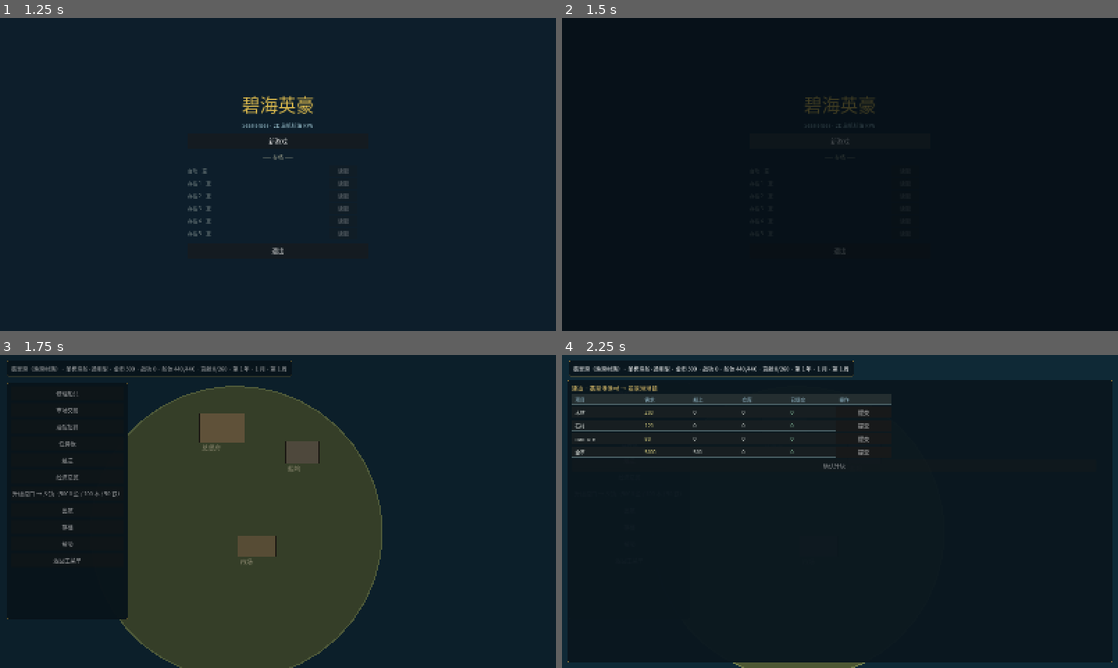
Above: before the commit, frames 1-4 (two rows, left to right).
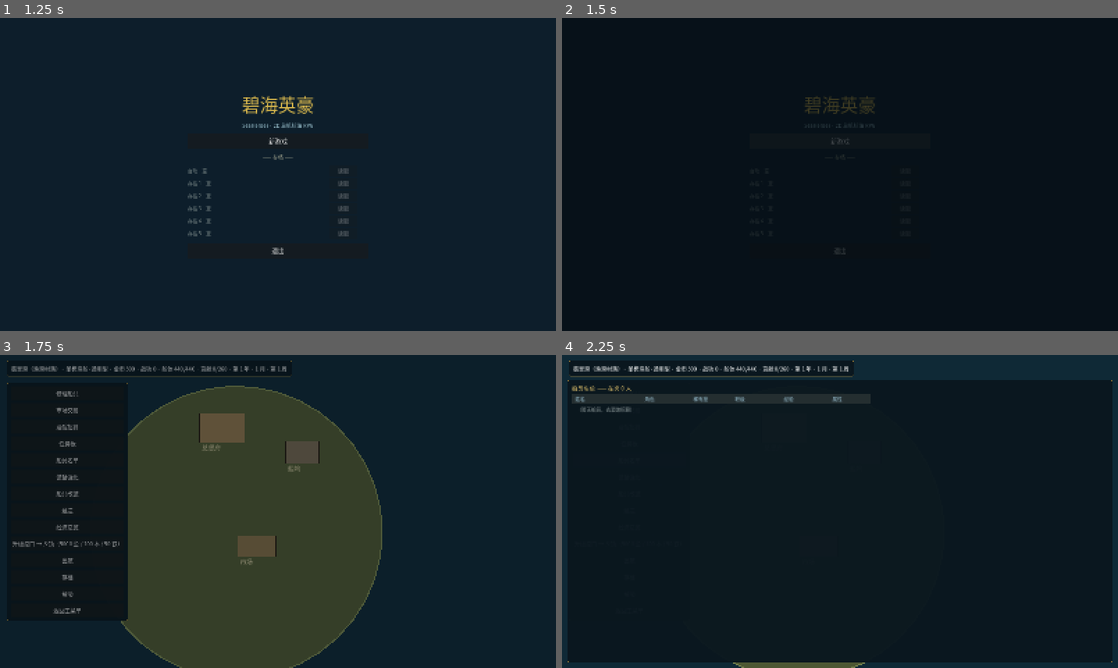
Above: after the commit, the same moments.

Repository: lucifermbbgh/OceanHero
Game: Godot game, scene res://scenes/main.tscn
The game is run twice, just before and just after one commit, with the same random seed, the same clock (stepped at 60 frames per second) and the same inputs.
Inputs (mouse positions are in pixels of both pictures, inside the frame that each line leads up to):
- Up to frame 1 (1.25 s): tap Enter at 0.5 s; move the mouse to (400, 158) at 0.52 s; hold D (steer_right) from 0.53 s (still down); tap B at 0.6 s; click (400, 158) at 0.67 s; tap Space at 0.77 s
- Up to frame 2 (1.5 s): release D (steer_right) at 1.25 s; click "新游戏" at 1.25 s
- Up to frame 3 (1.75 s): no input
- Up to frame 4 (2.25 s): click (628, 461) at 2 s, where only the run after the commit has a clickable "船员名单"

Frames 1-2 are identical in both runs. In frame 3, 0.7% of the frame differs, in the area x 1-23%, y 32-85%; in frame 4, 1.7%, in the area x 1-60%, y 9-37%.

Commit message:
feat(1.1.1): 船员名单、装备强化/合成、船只改装三个全屏面板
- 左侧菜单新增「船员名单」「装备强化」「船只改装」
- 船员面板显示角色/稀有度/职级/经验
- 装备面板可强化（金币+铁矿）与合成（3 合 1）
- 改装面板可升级帆具与火炮位，加成实时反映
- 三面板均全屏，支持 ✕ / ESC 关闭
- 版本号 1.1.1；集成 625 全绿

Diff:
--- a/project.godot
+++ b/project.godot
@@ -15,7 +15,7 @@
 run/main_scene="res://scenes/main.tscn"
 config/features=PackedStringArray("4.7", "GL Compatibility")
 config/icon="res://icon.svg"
-config/version="1.1.0"
+config/version="1.1.1"
 [autoload]
 
 EventBus="*res://scripts/core/event_bus.gd"
--- a/scripts/base/base_scene.gd
+++ b/scripts/base/base_scene.gd
@@ -125,6 +125,9 @@
 	if GameState.home_has("reputation"):
 		_action_button(vb, "声望与战功", _toggle_rep)
 
+	_action_button(vb, "船员名单", _toggle_crew_panel)
+	_action_button(vb, "装备强化", _toggle_gear)
+	_action_button(vb, "船只改装", _toggle_mod)
 	_action_button(vb, "建造", _toggle_construct)
 	_action_button(vb, "经济总览", _toggle_overview)
 	if GameState.home_port_tier >= 3:
@@ -250,6 +253,54 @@
 	goods_list.add_theme_constant_override("separation", 6)
 	goods_list.custom_minimum_size = Vector2(1510, 0)
 	gscroll.add_child(goods_list)
+
+	# 船员名单面板
+	crew_root = PanelContainer.new()
+	crew_root.position = Vector2(16, 72)
+	crew_root.custom_minimum_size = Vector2(1568, 812)
+	crew_root.add_theme_stylebox_override("panel", _panel_style())
+	crew_root.visible = false
+	root.add_child(crew_root)
+	var crscroll := ScrollContainer.new()
+	crscroll.custom_minimum_size = Vector2(1530, 780)
+	crscroll.horizontal_scroll_mode = ScrollContainer.SCROLL_MODE_DISABLED
+	crew_root.add_child(crscroll)
+	crew_list = VBoxContainer.new()
+	crew_list.add_theme_constant_override("separation", 4)
+	crew_list.custom_minimum_size = Vector2(1510, 0)
+	crscroll.add_child(crew_list)
+
+	# 装备强化面板
+	gear_root = PanelContainer.new()
+	gear_root.position = Vector2(16, 72)
+	gear_root.custom_minimum_size = Vector2(1568, 812)
+	gear_root.add_theme_stylebox_override("panel", _panel_style())
+	gear_root.visible = false
+	root.add_child(gear_root)
+	var grscroll := ScrollContainer.new()
+	grscroll.custom_minimum_size = Vector2(1530, 780)
+	grscroll.horizontal_scroll_mode = ScrollContainer.SCROLL_MODE_DISABLED
+	gear_root.add_child(grscroll)
+	gear_list = VBoxContainer.new()
+	gear_list.add_theme_constant_override("separation", 4)
+	gear_list.custom_minimum_size = Vector2(1510, 0)
+	grscroll.add_child(gear_list)
+
+	# 船只改装面板
+	mod_root = PanelContainer.new()
+	mod_root.position = Vector2(16, 72)
+	mod_root.custom_minimum_size = Vector2(1568, 812)
+	mod_root.add_theme_stylebox_override("panel", _panel_style())
+	mod_root.visible = false
+	root.add_child(mod_root)
+	var mrscroll := ScrollContainer.new()
+	mrscroll.custom_minimum_size = Vector2(1530, 780)
+	mrscroll.horizontal_scroll_mode = ScrollContainer.SCROLL_MODE_DISABLED
+	mod_root.add_child(mrscroll)
+	mod_list = VBoxContainer.new()
+	mod_list.add_theme_constant_override("separation", 4)
+	mod_list.custom_minimum_size = Vector2(1510, 0)
+	mrscroll.add_child(mod_list)
 
 	# 建造面板（材料提交）
 	construct_root = PanelContainer.new()
@@ -2034,6 +2085,163 @@
 	d["vol"] = [40, 90, 160]
 	return d
 
+# ---------------- 船员 / 装备 / 改装面板（1.1.1） ----------------
+
+var crew_root: PanelContainer = null
+var crew_list: VBoxContainer = null
+var gear_root: PanelContainer = null
+var gear_list: VBoxContainer = null
+var mod_root: PanelContainer = null
+var mod_list: VBoxContainer = null
+
+func _toggle_crew_panel() -> void:
+	if crew_root.visible:
+		crew_root.visible = false
+		return
+	_rebuild_crew_panel()
+	crew_root.visible = true
+
+func _rebuild_crew_panel() -> void:
+	for c in crew_list.get_children():
+		c.queue_free()
+	_yard_title_to(crew_list, "船员名单 —— 在岗 %d 人" % GameState.crew_roster.size())
+	var head := HBoxContainer.new()
+	head.add_theme_constant_override("separation", 0)
+	crew_list.add_child(head)
+	for spec in [["姓名", 200], ["角色", 140], ["稀有度", 120], ["职级", 140], ["经验", 140], ["属性", 120]]:
+		head.add_child(_cell_box(String(spec[0]), int(spec[1]), Color(0.62, 0.78, 0.85), true))
+	if GameState.crew_roster.is_empty():
+		crew_list.add_child(_lbl("　（暂无船员，去酒馆招募）", 500, Color(0.55, 0.6, 0.6)))
+		return
+	for c in GameState.crew_roster:
+		var row := HBoxContainer.new()
+		row.add_theme_constant_override("separation", 0)
+		crew_list.add_child(row)
+		var cid: StringName = c.crew_id
+		row.add_child(_cell_box(String(c.display_name), 200))
+		row.add_child(_cell_box(String(c.role), 140))
+		row.add_child(_cell_box(str(int(c.rarity)), 120))
+		row.add_child(_cell_box(GameState.crew_rank_name(cid), 140, Color(0.95, 0.9, 0.55)))
+		row.add_child(_cell_box(str(int(GameState.crew_xp.get(cid, 0))), 140))
+		row.add_child(_cell_box(str(int(c.stat)), 120))
+
+func _toggle_gear() -> void:
+	if gear_root.visible:
+		gear_root.visible = false
+		return
+	_rebuild_gear()
+	gear_root.visible = true
+
+func _rebuild_gear() -> void:
+	for c in gear_list.get_children():
+		c.queue_free()
+	_yard_title_to(gear_list, "装备强化与合成 —— 铁矿 %d" % int(GameState.warehouse.get(&"iron_ore", 0)))
+	var head := HBoxContainer.new()
+	head.add_theme_constant_override("separation", 0)
+	gear_list.add_child(head)
+	for spec in [["装备", 260], ["部位", 140], ["稀有度", 120], ["强化", 100], ["操作", 260]]:
+		head.add_child(_cell_box(String(spec[0]), int(spec[1]), Color(0.62, 0.78, 0.85), true))
+	if GameState.gear_owned.is_empty():
+		gear_list.add_child(_lbl("　（暂无装备）", 400, Color(0.55, 0.6, 0.6)))
+		return
+	for gid in GameState.gear_owned:
+		var gd: Resource = DataRegistry.get_gear(gid)
+		if gd == null:
+			continue
+		var row := HBoxContainer.new()
+		row.add_theme_constant_override("separation", 0)
+		gear_list.add_child(row)
+		row.add_child(_cell_box(String(gd.display_name), 260))
+		row.add_child(_cell_box(String(gd.slot), 140))
+		row.add_child(_cell_box(str(int(gd.rarity)), 120))
+		row.add_child(_cell_box("+%d" % GameState.gear_level_of(gid), 100, Color(0.95, 0.9, 0.55)))
+		var op := PanelContainer.new()
+		op.custom_minimum_size = Vector2(260, 30)
+		var hb2 := HBoxContainer.new()
+		hb2.add_theme_constant_override("separation", 6)
+		op.add_child(hb2)
+		var up := Button.new()
+		up.text = "强化"
+		up.custom_minimum_size = Vector2(80, 26)
+		var gid_v: StringName = gid
+		up.pressed.connect(func(): _do_gear_upgrade(gid_v))
+		hb2.add_child(up)
+		var comb := Button.new()
+		comb.text = "合成"
+		comb.custom_minimum_size = Vector2(80, 26)
+		var slot_v := StringName(gd.slot)
+		var rar_v := int(gd.rarity)
+		comb.pressed.connect(func(): _do_gear_combine(slot_v, rar_v))
+		hb2.add_child(comb)
+		row.add_child(op)
+
+func _do_gear_upgrade(gid: StringName) -> void:
+	var r: Dictionary = GameState.gear_upgrade(gid)
+	if bool(r.get("ok", false)):
+		_log("强化成功：+%d" % int(r.get("level", 0)))
+		_rebuild_gear()
+	else:
+		_log(String(r.get("reason", "强化失败")))
+
+func _do_gear_combine(slot: StringName, rarity: int) -> void:
+	var r: Dictionary = GameState.gear_combine(slot, rarity)
+	if bool(r.get("ok", false)):
+		_log("合成成功")
+		_rebuild_gear()
+	else:
+		_log(String(r.get("reason", "合成失败")))
+
+func _toggle_mod() -> void:
+	if mod_root.visible:
+		mod_root.visible = false
+		return
+	_rebuild_mod()
+	mod_root.visible = true
+
+func _rebuild_mod() -> void:
+	for c in mod_list.get_children():
+		c.queue_free()
+	_yard_title_to(mod_list, "船只改装 —— 现金 %d" % GameState.gold)
+	var head := HBoxContainer.new()
+	head.add_theme_constant_override("separation", 0)
+	mod_list.add_child(head)
+	for spec in [["改装项", 260], ["等级", 120], ["当前加成", 220], ["下一级花费", 180], ["操作", 160]]:
+		head.add_child(_cell_box(String(spec[0]), int(spec[1]), Color(0.62, 0.78, 0.85), true))
+	var sail_lv := int(GameState.ship_mods.get("sail_tier", 0))
+	var can_lv := int(GameState.ship_mods.get("cannon_slots", 0))
+	var rows: Array = [
+		["帆具", str(sail_lv), "+%d%% 航速" % int(GameState.ship_sail_bonus() * 100.0),
+			str(int(GameState.MOD_SAIL_COST[sail_lv + 1])) if sail_lv < 2 else "已满", "sail"],
+		["火炮位", str(can_lv), "+%d 可装炮" % GameState.ship_cannon_bonus(),
+			str(int(GameState.MOD_CANNON_COST[can_lv + 1])) if can_lv < 2 else "已满", "cannon"],
+	]
+	for rw in rows:
+		var row := HBoxContainer.new()
+		row.add_theme_constant_override("separation", 0)
+		mod_list.add_child(row)
+		row.add_child(_cell_box(String(rw[0]), 260))
+		row.add_child(_cell_box(String(rw[1]), 120, Color(0.95, 0.9, 0.55)))
+		row.add_child(_cell_box(String(rw[2]), 220, Color(0.7, 0.85, 0.75)))
+		row.add_child(_cell_box(String(rw[3]), 180))
+		var op := PanelContainer.new()
+		op.custom_minimum_size = Vector2(160, 30)
+		var btn := Button.new()
+		btn.text = "改装"
+		btn.custom_minimum_size = Vector2(100, 26)
+		var kind := String(rw[4])
+		btn.disabled = (sail_lv >= 2) if kind == "sail" else (can_lv >= 2)
+		btn.pressed.connect(func(): _do_mod(kind))
+		op.add_child(btn)
+		row.add_child(op)
+
+func _do_mod(kind: String) -> void:
+	var r: Dictionary = GameState.mod_sail() if kind == "sail" else GameState.mod_cannon()
+	if bool(r.get("ok", false)):
+		_log("改装完成：%s Lv%d" % [kind, int(r.get("level", 0))])
+		_rebuild_mod()
+	else:
+		_log(String(r.get("reason", "改装失败")))
+
 # ---------------- 建造与投资（1.1） ----------------
 
 
@@ -2162,7 +2370,8 @@
 
 const FULL_PANELS := ["market_root", "yard_root", "tavern_root", "build_root", "ex_root",
 	"quest_root", "overview_root", "finance_root", "bank_root", "black_root",
-	"save_root", "rep_root", "help_root", "victory_root", "construct_root", "goods_root"]
+	"save_root", "rep_root", "help_root", "victory_root", "construct_root", "goods_root",
+	"crew_root", "gear_root", "mod_root"]
 
 var close_btn: Button = null
 var construct_root: PanelContainer = null
--- a/tests/integration/run.gd
+++ b/tests/integration/run.gd
@@ -27,6 +27,7 @@
 	await _test_exchange()
 	await _test_cross_port()
 	await _test_quest_board()
+	await _test_v111_ui()
 	await _test_v110_core()
 	await _test_ui_panels_v019()
 	await _test_finance_v018()
@@ -636,6 +637,35 @@
 func _physics_wait(n: int) -> void:
 	for i in range(n):
 		await get_tree().physics_frame
+
+# ---------------- 1.1.1 界面入口 ----------------
+func _test_v111_ui() -> void:
+	print("\n[1.1.1 界面]")
+	GameState.reset_new_game()
+	GameState.add_gold(80000)
+	GameState.warehouse[&"iron_ore"] = 20
+	var s = load("res://scenes/base/base_scene.tscn").instantiate()
+	add_child(s)
+	await _frames(3)
+	_ok(s.crew_root != null, "船员面板已创建")
+	_ok(s.gear_root != null, "装备面板已创建")
+	_ok(s.mod_root != null, "改装面板已创建")
+	s._toggle_crew_panel()
+	await _frames(1)
+	_ok(s.crew_root.visible, "船员面板可打开")
+	_ok(s.close_btn.visible, "打开面板后关闭按钮出现")
+	s._close_all_panels()
+	await _frames(1)
+	s._toggle_gear()
+	await _frames(1)
+	_ok(s.gear_root.visible, "装备面板可打开")
+	s._close_all_panels()
+	s._toggle_mod()
+	await _frames(1)
+	_ok(s.mod_root.visible, "改装面板可打开")
+	_ok(s.mod_list.get_child_count() > 1, "改装面板有内容", str(s.mod_list.get_child_count()))
+	s._close_all_panels()
+	await _frames(1)
 
 # ---------------- 1.1.0 商品分类 / 关税 / 建造 ----------------
 func _test_v110_core() -> void:
Not shown, added: docs/版本文档/1.1.1-升级说明.md
Not shown, changed: docs/版本文档/版本规划.md
